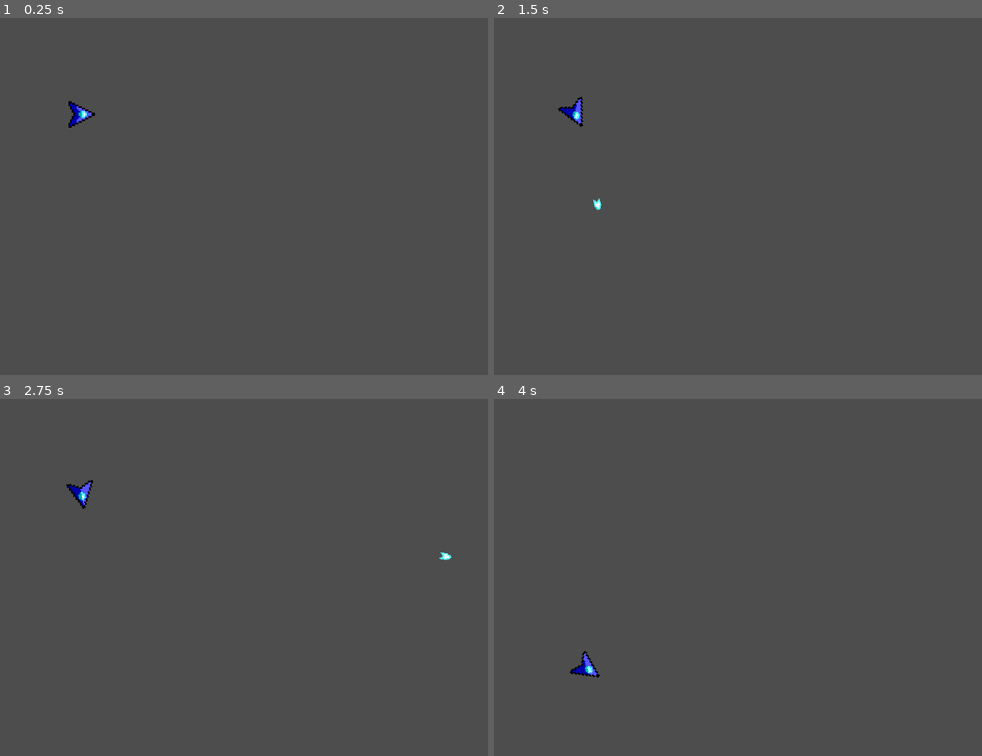
Above: before the commit, frames 1-4 (two rows, left to right).
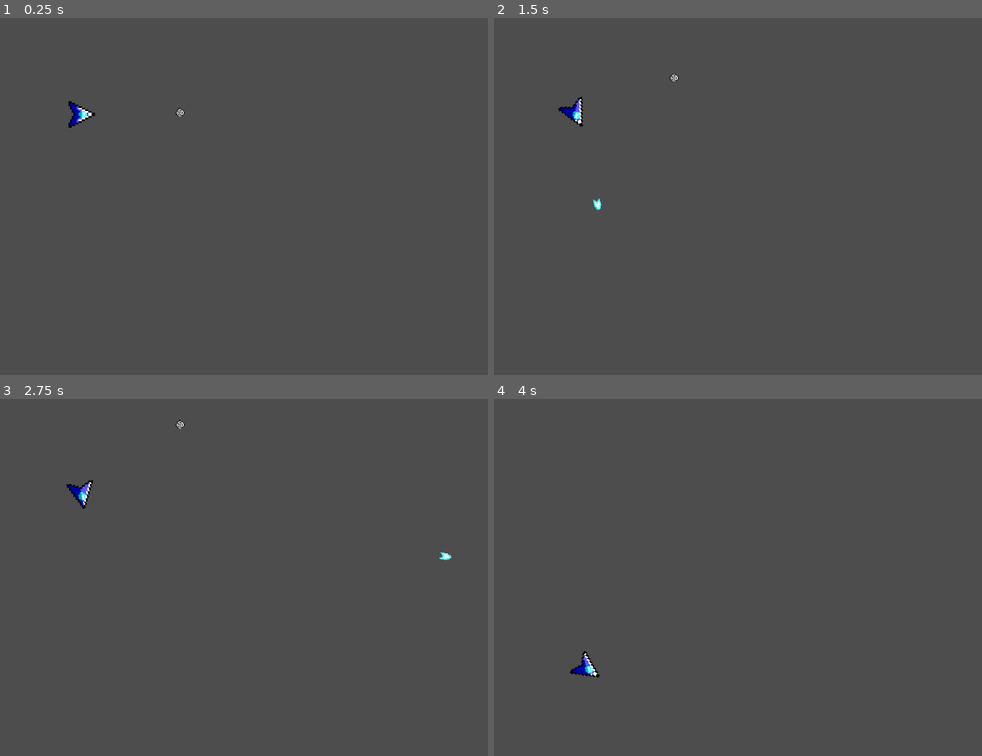
Above: after the commit, the same moments.

Repository: impemberton/Asteroids-Clone
Game: Godot game, scene res://Scenes/level.tscn
Same seed, same stepped clock (60 frames per second), same inputs: the game is played once before the commit and once after it.
Inputs:
- Up to frame 1 (0.25 s): no input
- Up to frame 2 (1.5 s): tap Enter at 0.5 s; hold D (turn_right) 0.53-1.28 s; tap Space (shoot) at 0.6, 1.35 s; hold A (turn_left) from 1.28 s (still down)
- Up to frame 3 (2.75 s): release A (turn_left) at 2.03 s; hold D (turn_right) from 2.03 s (still down); tap Space (shoot) at 2.1 s
- Up to frame 4 (4 s): release D (turn_right) at 2.78 s; hold W (move_forward) 2.78-3.53 s; tap Space (shoot) at 2.85, 3.6 s; hold A (turn_left) from 3.53 s (still down)

The runs differ from the first frame. In frame 1, less than 0.1% of the frame differs, in the area x 15-38%, y 25-29%; in frame 2, less than 0.1%, in the area x 16-38%, y 15-30%; in frame 3, less than 0.1%; in frame 4, less than 0.1%.

Commit message:
Add Meteors
Added meteors as well as a meteor container

Diff:
--- a/Scenes/bullet.tscn
+++ b/Scenes/bullet.tscn
@@ -4,8 +4,8 @@
 [ext_resource type="Texture2D" uid="uid://l2ov0dqspuye" path="res://Assets/Bullet.png" id="2_mieh0"]
 
 [sub_resource type="CapsuleShape2D" id="CapsuleShape2D_lbla3"]
-radius = 6.0
-height = 20.0
+radius = 3.0
+height = 10.0
 
 [node name="Bullet" type="Area2D"]
 script = ExtResource("1_urv5b")
--- a/Scenes/level.tscn
+++ b/Scenes/level.tscn
@@ -1,8 +1,11 @@
-[gd_scene load_steps=2 format=3 uid="uid://c2ddawc2p8np3"]
+[gd_scene load_steps=3 format=3 uid="uid://c2ddawc2p8np3"]
 
 [ext_resource type="PackedScene" uid="uid://cw1kgknlwmo15" path="res://Scenes/player.tscn" id="1_1stw5"]
+[ext_resource type="PackedScene" uid="uid://sn8n2tyor1ad" path="res://Scenes/meteor_container.tscn" id="2_x01ax"]
 
 [node name="Level" type="Node2D"]
 
 [node name="Player" parent="." instance=ExtResource("1_1stw5")]
 position = Vector2(298, 175)
+
+[node name="MeteorContainer" parent="." instance=ExtResource("2_x01ax")]
--- /dev/null
+++ b/Scenes/meteor.tscn
@@ -0,0 +1,17 @@
+[gd_scene load_steps=4 format=3 uid="uid://dg64m0r4j6ll4"]
+
+[ext_resource type="Texture2D" uid="uid://ddjmm7bjkhlv6" path="res://Assets/Meteor.png" id="1_bsi0s"]
+[ext_resource type="Script" path="res://Scripts/meteor.gd" id="1_vc372"]
+
+[sub_resource type="CircleShape2D" id="CircleShape2D_qbiav"]
+radius = 7.07107
+
+[node name="Meteor" type="Area2D" groups=["enemy"]]
+script = ExtResource("1_vc372")
+
+[node name="Sprite2D" type="Sprite2D" parent="."]
+texture_filter = 1
+texture = ExtResource("1_bsi0s")
+
+[node name="CollisionShape2D" type="CollisionShape2D" parent="."]
+shape = SubResource("CircleShape2D_qbiav")
--- /dev/null
+++ b/Scenes/meteor_container.tscn
@@ -0,0 +1,13 @@
+[gd_scene load_steps=3 format=3 uid="uid://sn8n2tyor1ad"]
+
+[ext_resource type="Script" path="res://Scripts/meteor_container.gd" id="1_byi6y"]
+[ext_resource type="PackedScene" uid="uid://dg64m0r4j6ll4" path="res://Scenes/meteor.tscn" id="1_oimq5"]
+
+[node name="MeteorContainer" type="Node2D"]
+script = ExtResource("1_byi6y")
+meteor = ExtResource("1_oimq5")
+
+[node name="Meteor" parent="." instance=ExtResource("1_oimq5")]
+position = Vector2(476, 184)
+
+[connection signal="split" from="Meteor" to="." method="create_meteor"]
--- a/Scenes/player.tscn
+++ b/Scenes/player.tscn
@@ -1,8 +1,12 @@
-[gd_scene load_steps=4 format=3 uid="uid://cw1kgknlwmo15"]
+[gd_scene load_steps=5 format=3 uid="uid://cw1kgknlwmo15"]
 
 [ext_resource type="Script" path="res://Scripts/player.gd" id="1_gwsf2"]
 [ext_resource type="PackedScene" uid="uid://bew4ypkl1movk" path="res://Scenes/bullet.tscn" id="2_bhlbl"]
-[ext_resource type="Texture2D" uid="uid://byeawipjv7y0t" path="res://Assets/playership.png" id="2_pkr8g"]
+[ext_resource type="Texture2D" uid="uid://dc3qj1kn2gxod" path="res://Assets/playership_alt.png" id="3_hhtmu"]
+
+[sub_resource type="CapsuleShape2D" id="CapsuleShape2D_exjoj"]
+radius = 12.0
+height = 40.0
 
 [node name="Player" type="CharacterBody2D"]
 script = ExtResource("1_gwsf2")
@@ -12,11 +16,14 @@
 texture_filter = 1
 rotation = 1.5708
 scale = Vector2(3, 3)
-texture = ExtResource("2_pkr8g")
+texture = ExtResource("3_hhtmu")
 hframes = 8
 frame = 2
 
 [node name="CollisionShape2D" type="CollisionShape2D" parent="."]
+position = Vector2(-1, 0)
+rotation = 1.5708
+shape = SubResource("CapsuleShape2D_exjoj")
 
 [node name="BulletSpawnPoint" type="Marker2D" parent="."]
 position = Vector2(31, 0)
--- a/Scripts/bullet.gd
+++ b/Scripts/bullet.gd
@@ -12,12 +12,15 @@
 func _on_timer_timeout() -> void:
 	queue_free()
 
-func _on_body_entered(body: Node2D) -> void:
-	if body.is_in_group("enemy"):
-		body.take_damage()
+#func _on_body_entered(body: Node2D) -> void:
+	#if body.is_in_group("enemy"):
+		#body.take_damage()
+		#queue_free()
+
+func _on_area_entered(area: Area2D) -> void:
+	if area.is_in_group("enemy"):
+		area.take_damage()
 		queue_free()
-
-#func _on_area_entered(area: Area2D) -> void:
 	#if area.is_in_group("enemy_bullet"):
 		#area.queue_free()
 		#queue_free()
--- /dev/null
+++ b/Scripts/meteor.gd
@@ -0,0 +1,17 @@
+extends Area2D
+
+signal split(pos, health, repeat)
+
+var direction: Vector2 = Vector2.UP
+@export var speed: float = 50.0
+var health: int = 4
+
+
+func _physics_process(delta: float) -> void:
+	position += direction * speed * delta
+
+func take_damage():
+	health -= 1
+	if health > 0:
+		split.emit(global_position, health, true)
+	queue_free()
--- /dev/null
+++ b/Scripts/meteor_container.gd
@@ -0,0 +1,15 @@
+extends Node2D
+
+@export var meteor: PackedScene
+
+func create_meteor(pos: Vector2, health: int, repeat: bool):
+	var new_meteor = meteor.instantiate()
+	add_child(new_meteor)
+	new_meteor.health = health
+	new_meteor.scale = 2 * Vector2(health, health)
+	new_meteor.direction = Vector2(randf_range(-1,1), randf_range(-1,1))
+	new_meteor.global_position = pos
+	new_meteor.connect("split", create_meteor)
+
+	if repeat:
+		create_meteor(pos, health, false)
Binary file added: Assets/Meteor.png
Not shown, added: Assets/Meteor.png.import
Binary file added: Assets/playership_alt.png
Not shown, added: Assets/playership_alt.png.import
